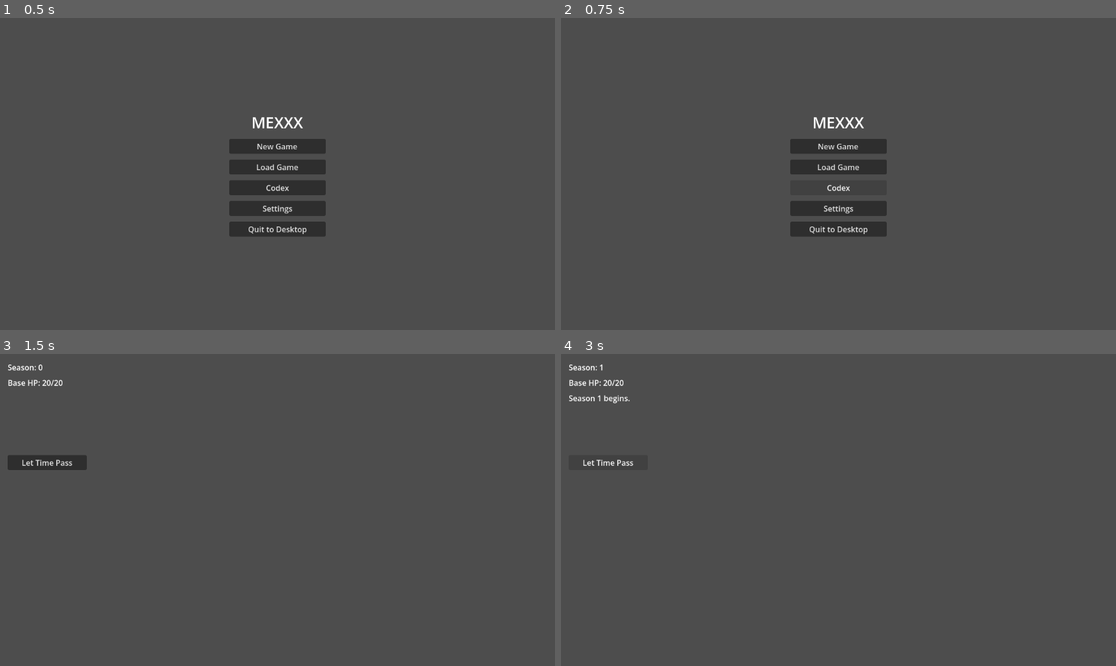
Above: before the commit, frames 1-4 (two rows, left to right).
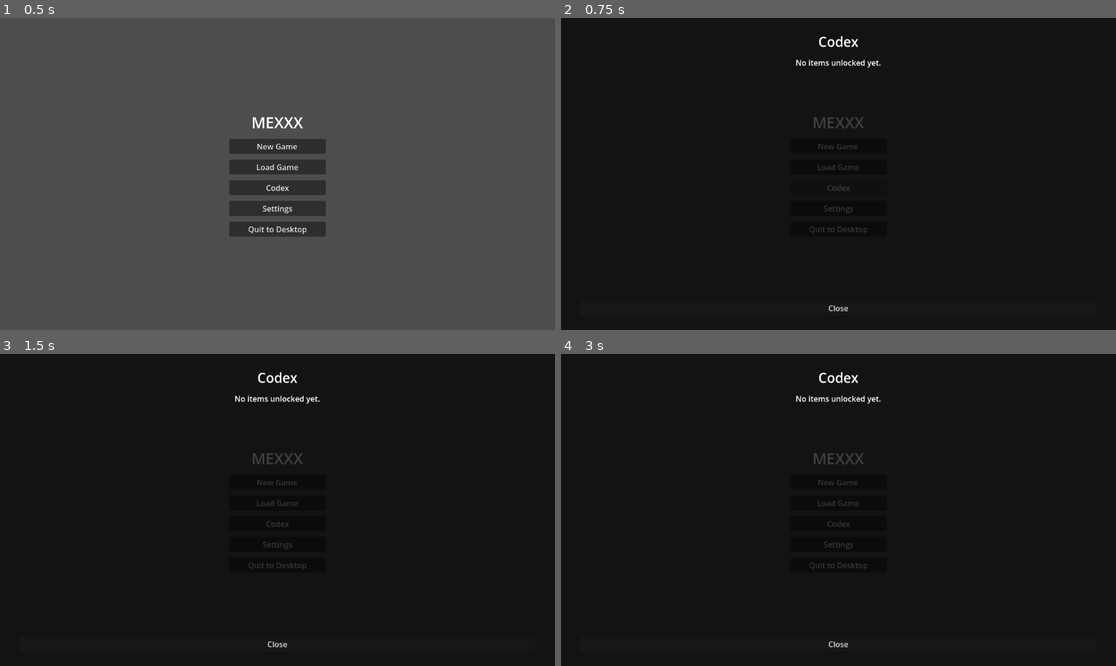
Above: after the commit, the same moments.

Repository: kshipp-gif/MEXXX
Game: Godot game, scene res://scenes/Main.tscn
Same seed, same stepped clock (60 frames per second), same inputs: the game is played once before the commit and once after it.
Inputs (mouse positions are in pixels of both pictures, inside the frame that each line leads up to):
- Up to frame 1 (0.5 s): no input
- Up to frame 2 (0.75 s): click "Codex" at 0.5 s
- Up to frame 3 (1.5 s): click "New Game" at 1.25 s
- Up to frame 4 (3 s): click (838, 481) at 2 s, where only the run after the commit has a clickable "New Game"; click (610, 463) at 2.75 s, where only the run before the commit has a clickable "Let Time Pass"

Frame 1 is identical in both runs. In frame 2, 100% of the frame differs, in the area x 0-100%, y 0-100%; in frame 3, 100%; in frame 4, 100%.

Commit message:
Added Codex screen.

Diff:
--- a/assets/shaders/blur.gdshader
+++ b/assets/shaders/blur.gdshader
@@ -1,5 +1,5 @@
 // Simple separable box blur for the pause menu background effect.
-// Compatible with GL Compatibility renderer.
+// Compatible with GL Compatibility renderer (no early return in fragment).
 shader_type canvas_item;
 
 uniform float blur_amount: hint_range(0.0, 10.0) = 0.0;
@@ -8,20 +8,19 @@
 void fragment() {
 	if (blur_amount < 0.001) {
 		COLOR = texture(TEXTURE, UV);
-		return;
+	} else {
+		vec2 pixel = blur_amount / texture_size;
+		vec4 col = vec4(0.0);
+		float total = 0.0;
+
+		for (int x = -3; x <= 3; x++) {
+			for (int y = -3; y <= 3; y++) {
+				vec2 offset = vec2(float(x), float(y)) * pixel;
+				col += texture(TEXTURE, UV + offset);
+				total += 1.0;
+			}
+		}
+
+		COLOR = col / total;
 	}
-
-	vec2 pixel = blur_amount / texture_size;
-	vec4 col = vec4(0.0);
-	float total = 0.0;
-
-	for (int x = -3; x <= 3; x++) {
-		for (int y = -3; y <= 3; y++) {
-			vec2 offset = vec2(float(x), float(y)) * pixel;
-			col += texture(TEXTURE, UV + offset);
-			total += 1.0;
-		}
-	}
-
-	COLOR = col / total;
 }
--- /dev/null
+++ b/scenes/CodexScreen.gd
@@ -0,0 +1,138 @@
+## CodexScreen — full-screen overlay that shows every unlocked Item from
+## GameState.inventory and all cards in each Item's CardSet.
+##
+## Layout:
+##   ScrollContainer → VBoxContainer
+##     For each Item:
+##       Label (item display_name, bold/large)
+##       HBoxContainer rows of up to 5 TestCard instances
+##   If inventory is empty:
+##       Label "No items unlocked yet."
+##
+## Right-clicking a card opens the embedded CardInspectPanel.
+## process_mode = ALWAYS so the Codex works while the game is paused.
+extends Control
+
+const TEST_CARD_SCENE: PackedScene = preload("res://TestCard.tscn")
+
+## Card dimensions matching TestCard.tscn CollisionShape2D size.
+const CARD_W: float = 118.0
+const CARD_H: float = 166.0
+
+## Cards per row in the Codex layout.
+const CARDS_PER_ROW: int = 5
+
+## Horizontal gap between card centres in a row.
+const CARD_SPACING: float = 130.0
+
+@onready var _content_vbox: VBoxContainer = $MarginContainer/VBox/ScrollContainer/ContentVBox
+@onready var _close_button: Button = $MarginContainer/VBox/CloseButton
+@onready var _inspect_panel = $CardInspectPanel
+
+## All spawned card nodes, used for right-click hit-testing.
+var _card_nodes: Array = []
+
+func _ready() -> void:
+	_close_button.pressed.connect(hide)
+	hide()
+
+## Populate and show the Codex.
+func open_codex() -> void:
+	_rebuild_content()
+	show()
+
+## Rebuild the scroll content from GameState.inventory.
+func _rebuild_content() -> void:
+	# Clear previous content.
+	for child in _content_vbox.get_children():
+		child.queue_free()
+	_card_nodes.clear()
+
+	var inventory: Array = GameState.inventory
+
+	if inventory.is_empty():
+		var empty_label: Label = Label.new()
+		empty_label.text = "No items unlocked yet."
+		empty_label.horizontal_alignment = HORIZONTAL_ALIGNMENT_CENTER
+		_content_vbox.add_child(empty_label)
+		return
+
+	for item in inventory:
+		if not item is Item:
+			continue
+
+		# Section header.
+		var header: Label = Label.new()
+		header.text = item.display_name
+		header.add_theme_font_size_override("font_size", 20)
+		_content_vbox.add_child(header)
+
+		# Cards from the item's CardSet.
+		var card_set: CardSet = item.card_set
+		if card_set == null or card_set.cards.is_empty():
+			var no_cards: Label = Label.new()
+			no_cards.text = "  (no cards)"
+			_content_vbox.add_child(no_cards)
+			continue
+
+		var cards: Array = card_set.cards
+		var row_index: int = 0
+
+		while row_index < cards.size():
+			var row: HBoxContainer = HBoxContainer.new()
+			row.add_theme_constant_override("separation", int(CARD_SPACING - CARD_W))
+			_content_vbox.add_child(row)
+
+			for col in range(CARDS_PER_ROW):
+				var card_idx: int = row_index + col
+				if card_idx >= cards.size():
+					break
+
+				var card_data: Card = cards[card_idx]
+				var card_node = TEST_CARD_SCENE.instantiate()
+
+				# TestCard is an Area2D; wrap it in a Control so it sits in the HBox.
+				var wrapper: Control = Control.new()
+				wrapper.custom_minimum_size = Vector2(CARD_W, CARD_H)
+				wrapper.add_child(card_node)
+
+				# Centre the Area2D within the wrapper.
+				card_node.position = Vector2(CARD_W * 0.5, CARD_H * 0.5)
+
+				card_node.card_data = card_data
+				# Ensure source_item is set for the inspect panel.
+				if card_data != null:
+					card_data.source_item = item
+
+				row.add_child(wrapper)
+				_card_nodes.append(card_node)
+
+			row_index += CARDS_PER_ROW
+
+		# Spacer between items.
+		var spacer: Control = Control.new()
+		spacer.custom_minimum_size = Vector2(0, 16)
+		_content_vbox.add_child(spacer)
+
+## Handle right-click for card inspection via global position hit-testing.
+func _input(event: InputEvent) -> void:
+	if not visible:
+		return
+	if event is InputEventMouseButton:
+		if event.button_index == MOUSE_BUTTON_RIGHT and event.pressed:
+			_try_inspect(event.global_position)
+
+func _try_inspect(mouse_global: Vector2) -> void:
+	for card_node in _card_nodes:
+		if not is_instance_valid(card_node):
+			continue
+		# card_node is an Area2D; its parent wrapper is a Control.
+		var wrapper: Control = card_node.get_parent()
+		if wrapper == null:
+			continue
+		var rect: Rect2 = Rect2(wrapper.global_position, wrapper.size)
+		if rect.has_point(mouse_global):
+			if _inspect_panel != null and card_node.card_data != null:
+				_inspect_panel.show_for_card(card_node.card_data)
+			get_viewport().set_input_as_handled()
+			return
--- /dev/null
+++ b/scenes/CodexScreen.tscn
@@ -0,0 +1,57 @@
+[gd_scene load_steps=3 format=3 uid="uid://codex_screen"]
+
+[ext_resource type="Script" path="res://scenes/CodexScreen.gd" id="1_cs"]
+[ext_resource type="PackedScene" path="res://scenes/CardInspectPanel.tscn" id="2_cip"]
+
+[node name="CodexScreen" type="Control"]
+process_mode = 3
+layout_mode = 3
+anchors_preset = 15
+anchor_right = 1.0
+anchor_bottom = 1.0
+script = ExtResource("1_cs")
+
+[node name="Backdrop" type="ColorRect" parent="."]
+layout_mode = 1
+anchors_preset = 15
+anchor_right = 1.0
+anchor_bottom = 1.0
+color = Color(0, 0, 0, 0.75)
+
+[node name="MarginContainer" type="MarginContainer" parent="."]
+layout_mode = 1
+anchors_preset = 15
+anchor_right = 1.0
+anchor_bottom = 1.0
+theme_override_constants/margin_left = 40
+theme_override_constants/margin_top = 30
+theme_override_constants/margin_right = 40
+theme_override_constants/margin_bottom = 30
+
+[node name="VBox" type="VBoxContainer" parent="MarginContainer"]
+layout_mode = 2
+theme_override_constants/separation = 12
+
+[node name="TitleLabel" type="Label" parent="MarginContainer/VBox"]
+layout_mode = 2
+text = "Codex"
+horizontal_alignment = 1
+theme_override_font_sizes/font_size = 28
+
+[node name="ScrollContainer" type="ScrollContainer" parent="MarginContainer/VBox"]
+layout_mode = 2
+size_flags_vertical = 3
+
+[node name="ContentVBox" type="VBoxContainer" parent="MarginContainer/VBox/ScrollContainer"]
+layout_mode = 2
+size_flags_horizontal = 3
+theme_override_constants/separation = 10
+
+[node name="CloseButton" type="Button" parent="MarginContainer/VBox"]
+layout_mode = 2
+text = "Close"
+
+[node name="CardInspectPanel" parent="." instance=ExtResource("2_cip")]
+
+</content>
+</invoke>
--- a/scenes/Main.gd
+++ b/scenes/Main.gd
@@ -25,6 +25,7 @@
 @onready var _viewport_container: SubViewportContainer = $GameViewportContainer
 @onready var _game_viewport: SubViewport = $GameViewportContainer/GameViewport
 @onready var _pause_menu = $PauseLayer/PauseMenu
+@onready var _codex_screen = $CodexLayer/CodexScreen
 
 ## Shared ShaderMaterial applied to the viewport container for blur.
 var _blur_material: ShaderMaterial = null
@@ -82,6 +83,8 @@
 
 	if _active_scene.has_signal("scene_transition"):
 		_active_scene.scene_transition.connect(_on_main_menu_transition)
+	if _active_scene.has_signal("codex_requested"):
+		_active_scene.codex_requested.connect(open_codex)
 
 ## Load and activate the BaseScene.
 func _switch_to_base() -> void:
@@ -137,6 +140,8 @@
 	match action:
 		"resume":
 			_close_pause_menu()
+		"codex":
+			_codex_screen.open_codex()
 		"abandon":
 			_close_pause_menu()
 			_switch_to_main_menu()
@@ -148,3 +153,7 @@
 			push_warning("Main: save not yet implemented — quitting.")
 			_close_pause_menu()
 			get_tree().quit()
+
+## Open the Codex overlay. Called by MainMenu and PauseMenu via signal.
+func open_codex() -> void:
+	_codex_screen.open_codex()
--- a/scenes/Main.tscn
+++ b/scenes/Main.tscn
@@ -1,7 +1,8 @@
-[gd_scene load_steps=3 format=3 uid="uid://main001"]
+[gd_scene load_steps=4 format=3 uid="uid://main001"]
 
 [ext_resource type="Script" path="res://scenes/Main.gd" id="1_main"]
 [ext_resource type="PackedScene" path="res://scenes/PauseMenu.tscn" id="2_pm"]
+[ext_resource type="PackedScene" path="res://scenes/CodexScreen.tscn" id="3_cs"]
 
 [node name="Main" type="Node"]
 script = ExtResource("1_main")
@@ -19,3 +20,8 @@
 layer = 128
 
 [node name="PauseMenu" parent="PauseLayer" instance=ExtResource("2_pm")]
+
+[node name="CodexLayer" type="CanvasLayer" parent="."]
+layer = 129
+
+[node name="CodexScreen" parent="CodexLayer" instance=ExtResource("3_cs")]
--- a/scenes/MainMenu.gd
+++ b/scenes/MainMenu.gd
@@ -5,6 +5,7 @@
 extends Control
 
 signal scene_transition(target: String)
+signal codex_requested
 
 func _ready() -> void:
 	$VBox/NewGameButton.pressed.connect(_on_new_game)
@@ -21,8 +22,7 @@
 	push_warning("MainMenu: Load Game not yet implemented.")
 
 func _on_codex() -> void:
-	# Stub — Codex not yet implemented.
-	push_warning("MainMenu: Codex not yet implemented.")
+	codex_requested.emit()
 
 func _on_settings() -> void:
 	# Stub — Settings not yet implemented.
--- a/scenes/PauseMenu.gd
+++ b/scenes/PauseMenu.gd
@@ -18,7 +18,7 @@
 	action_requested.emit("resume")
 
 func _on_codex() -> void:
-	push_warning("PauseMenu: Codex not yet implemented.")
+	action_requested.emit("codex")
 
 func _on_settings() -> void:
 	push_warning("PauseMenu: Settings not yet implemented.")
Not shown, added: scenes/CodexScreen.gd.uid
